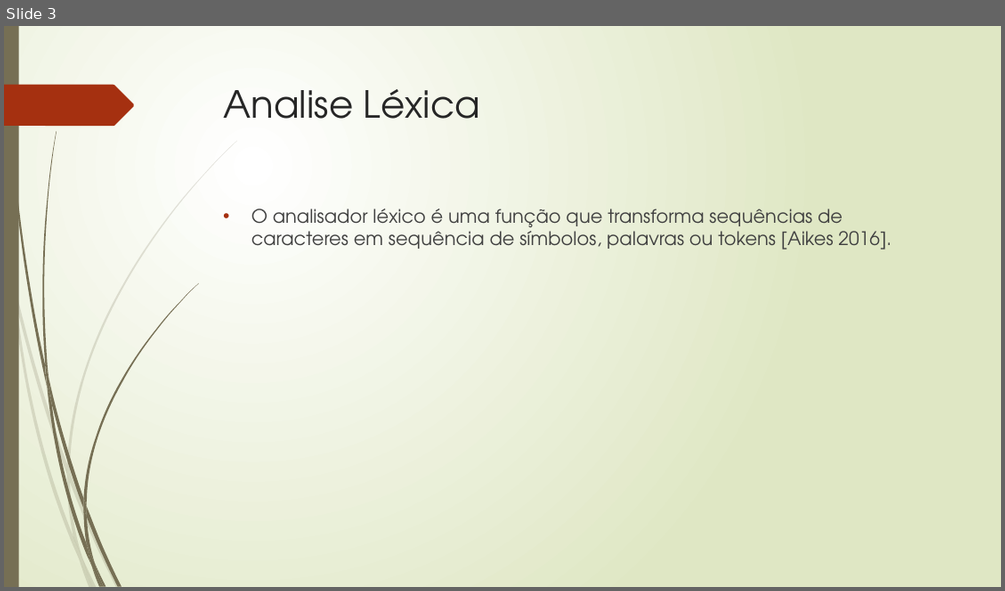
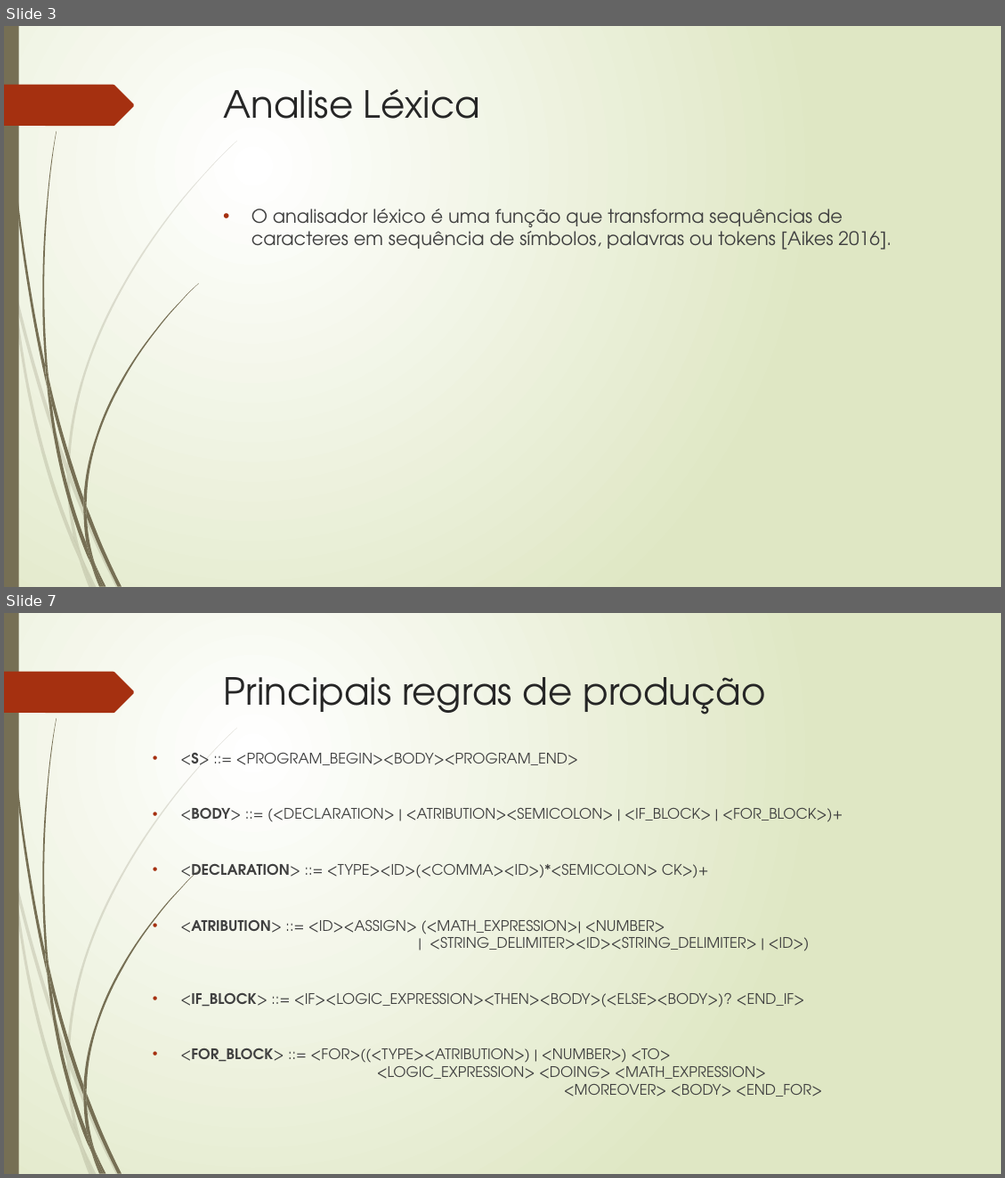
Before and after one commit to pablokintopp/Master-Killer-Compiler, a slide deck: Compilador da Linguagem Master-Killer.pptx. Shown one above the other, each under a label of ours: slide 3 before the commit, slides 3 and 7 after it; the slides between them are not shown. The pictures are 1005x591 and 1005x1178 pixels, drawn with LibreOffice and Linux fonts; fonts in the diff are those of the drawing. Boxes give left, top, right and bottom in pixels: in the first picture for what was removed or moved away, otherwise in the second. Text is boxed around its words. In the diff, an @@ line names an element or a change of style, - is before the commit and + after.

```diff
--- a/Compilador da Linguagem Master-Killer.pptx
+++ b/Compilador da Linguagem Master-Killer.pptx
@@ slide 7 added at (x1=4, y1=613, x2=1001, y2=1174), background gradient #FFFFFF to #DFE8C4; not listed: 24 template elements that a slide beside it also shows @@
@@ title added at (x1=224, y1=677, x2=765, y2=714), 36 pt, text #262626 @@
+Principais regras de produção
@@ text added at (x1=180, y1=752, x2=842, y2=1096), 14 pt, text #404040 @@
+• <S> ::= <PROGRAM_BEGIN><BODY><PROGRAM_END>
+• <BODY> ::= (<DECLARATION> | <ATRIBUTION><SEMICOLON> | <IF_BLOCK> | <FOR_BLOCK>)+
+• <DECLARATION> ::= <TYPE><ID>(<COMMA><ID>)*<SEMICOLON> CK>)+
+• <ATRIBUTION> ::= <ID><ASSIGN> (<MATH_EXPRESSION>| <NUMBER>
+  | <STRING_DELIMITER><ID><STRING_DELIMITER> | <ID>)
+• <IF_BLOCK> ::= <IF><LOGIC_EXPRESSION><THEN><BODY>(<ELSE><BODY>)? <END_IF>
+• <FOR_BLOCK> ::= <FOR>((<TYPE><ATRIBUTION>) | <NUMBER>) <TO>
+  <LOGIC_EXPRESSION> <DOING> <MATH_EXPRESSION>
+  <MOREOVER> <BODY> <END_FOR>
```
Also in this commit, not shown: 4 other slides added, 9 other files.
